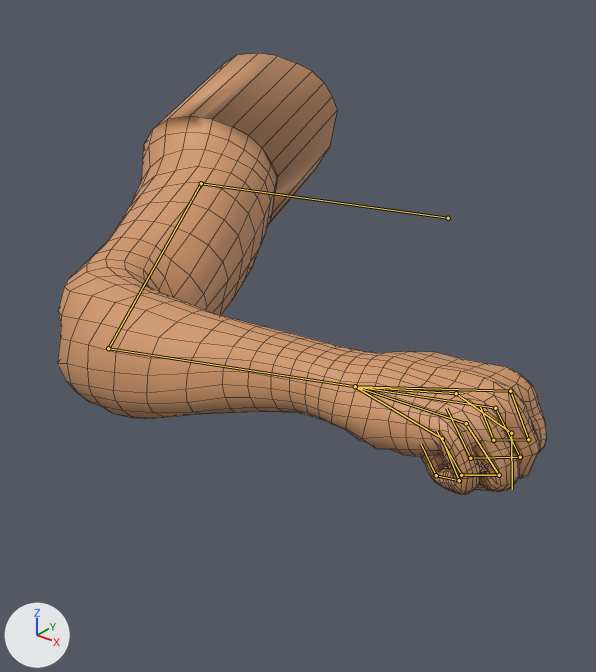
Before and after pictures for a commit that changed the FBX model Testing/Assets/Models/fist.fbx.
Camera for both pictures: a 50 mm lens placed at (1.62, -3.02, 1.07), pointed at (-0.13, -0.84, -0.28). The lights are fixed; the arrows at lower left show +X, +Y and +Z. Both versions are drawn at frame 405 of the action 'Right Hand|Right'; the numbers are the values there. The bones that bend it are drawn over the model as lines. Mesh edges are drawn as thin lines.

The first picture shows 'Right Arm'.
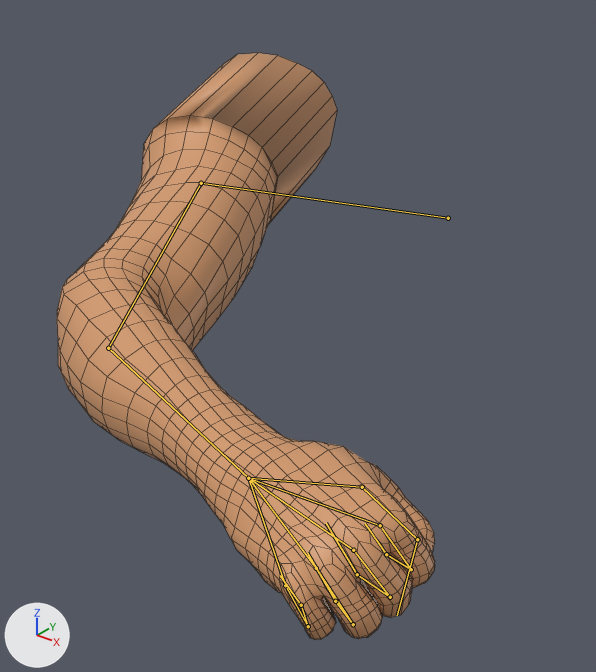
Boxes [x1, y1, x2, y2] around the edits, measured in the pictures (596 x 672 px):
'Right Arm', posed (23% narrower, 33% taller): before [58, 53, 547, 494]; after [57, 53, 435, 640]
bone 'Bone.007', root to tip: before (108, 348) to (355, 386); after (108, 348) to (248, 478)

The change, as a list of edits to the scene's bpy script:
```text
Change bone_bone_007:
    where bone_bone_007 = bpy.data.objects['Right Hand'].pose.bones['Bone.007']  # child of 'Bone.002'
    bone_bone_007.rotation_quaternion: (0.929, 0.23, -0.213, 0.2) -> (0.975, 0.051, -0.128, 0.173)  # degrees (23, -29, 18) -> degrees (3, -16, 20)
```
